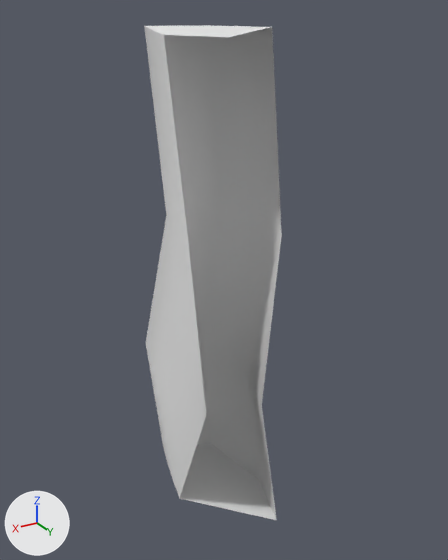
A saved change to the glTF model Structures Plus/models/c90part_308be1fee8fb61da85b4e72a.glb.
Camera for both pictures: a 50 mm camera at (1.599, 2.04, 1.004) aimed at (0.974, 0.997, 0.482). The lights are fixed; the arrows at lower left show +X, +Y and +Z. The older version comes first. Vertices at exactly the same position are counted once.
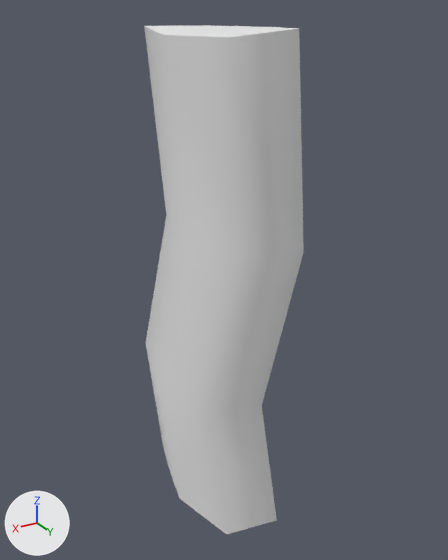
The change in detail:
me_mesh_0 is used by ob_cylinder; location (0.0, 0.0, 0.0).
me_mesh_0 had 84 vertices, 157 faces and spanned x 0.87..1.127, y 0.795..1.165, z -0.064..0.981.
me_mesh_0 now has 88 vertices, 172 faces and spans x 0.87..1.127, y 0.795..1.194, z -0.064..0.981.
Part 1, on me_mesh_0:
4 vertices are added at (1.067, 1.165, -0.037), (1.043, 1.194, 0.625), (0.909, 1.181, 0.593), (0.931, 1.165, 0.981).
13 new faces join them, mat_peachbark (white #e7e7e7).
2 new faces join them, mat_peachwood (white #e7e7e7).

Boxes (x1, y1, x2, y2) around the edits, measured in the pictures (448 x 560 px):
'Cylinder', reshaped (16% wider)
    before: (144, 25, 282, 520)
    after: (144, 25, 304, 534)
part 1 of me_mesh_0, added
    after: (164, 27, 304, 534)
